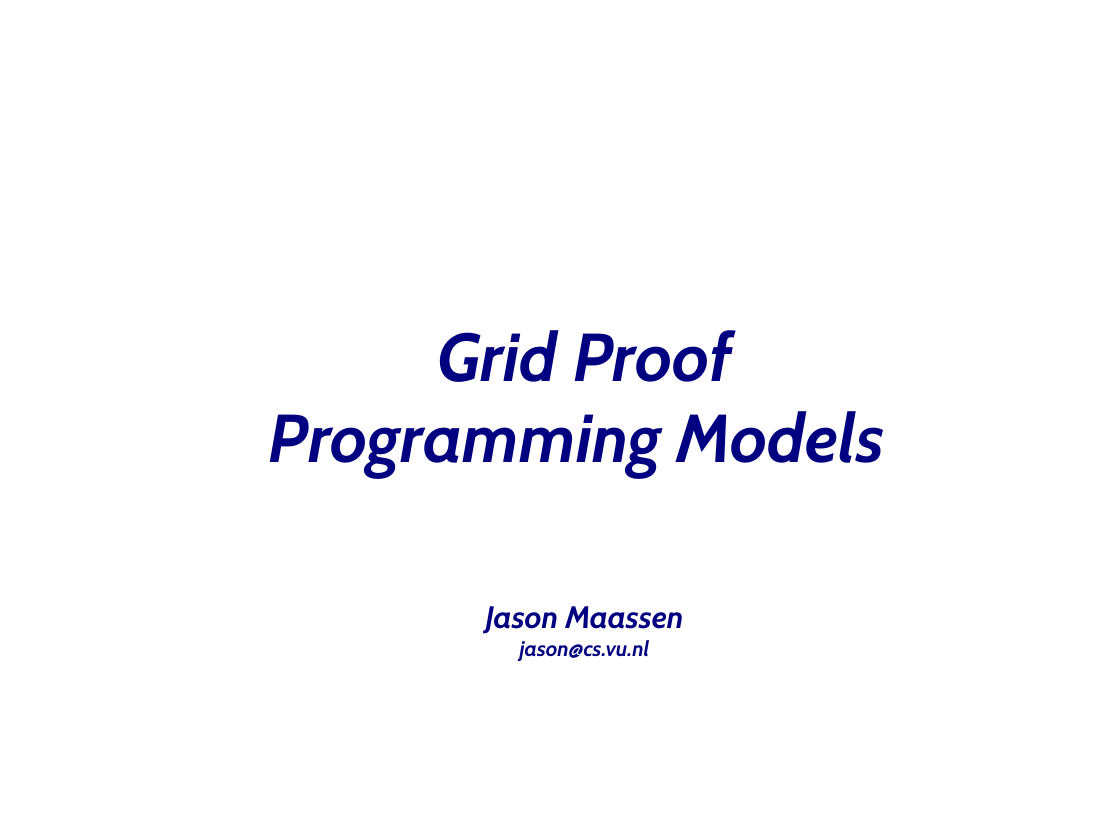
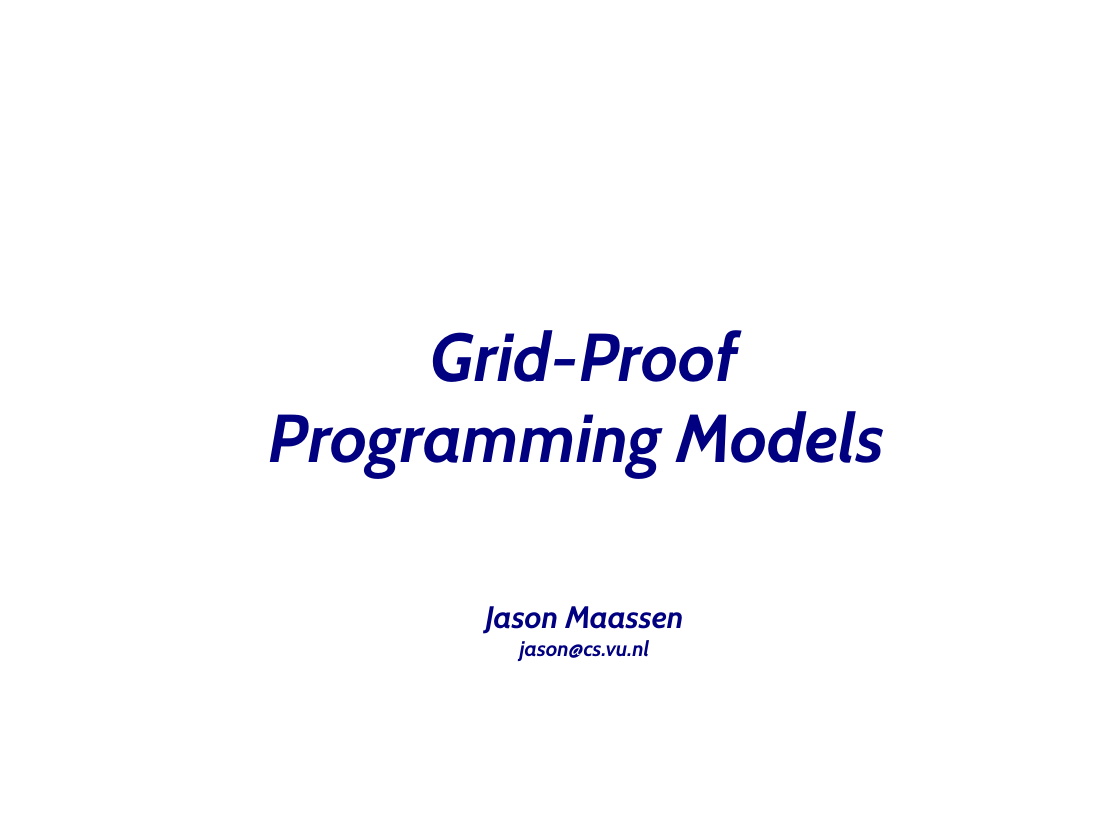
Before and after one commit to JungleComputing/www, a slide deck: slide 1 of tutorial/20080519-CCGrid08-Part-5-IPL.odp. Drawn at 1120x840 pixels with LibreOffice and Linux fonts; fonts in the diff are those of the drawing; background and template pictures are left out. Boxes give left, top, right and bottom in pixels: in the first picture for what was removed or moved away, otherwise in the second. Text is boxed around its words. In the diff, an @@ line names an element or a change of style, - is before the commit and + after.

```diff
--- a/tutorial/20080519-CCGrid08-Part-5-IPL.odp
+++ b/tutorial/20080519-CCGrid08-Part-5-IPL.odp
@@ title at [269,330,885,661]: text changed @@
-Grid Proof
-Programming Models
-Jason Maassen
-jason@cs.vu.nl
+Grid-Proof
+Programming Models
+Jason Maassen
+jason@cs.vu.nl
```
Also in this commit, not shown: 14 other slides changed, 4 slides added, 1 slide removed, 10 other files.
